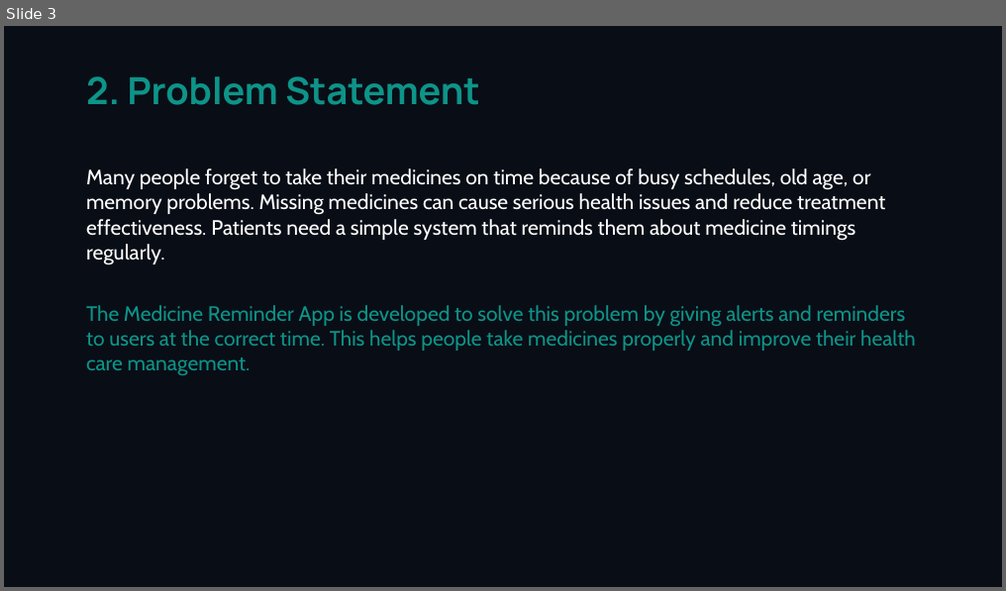
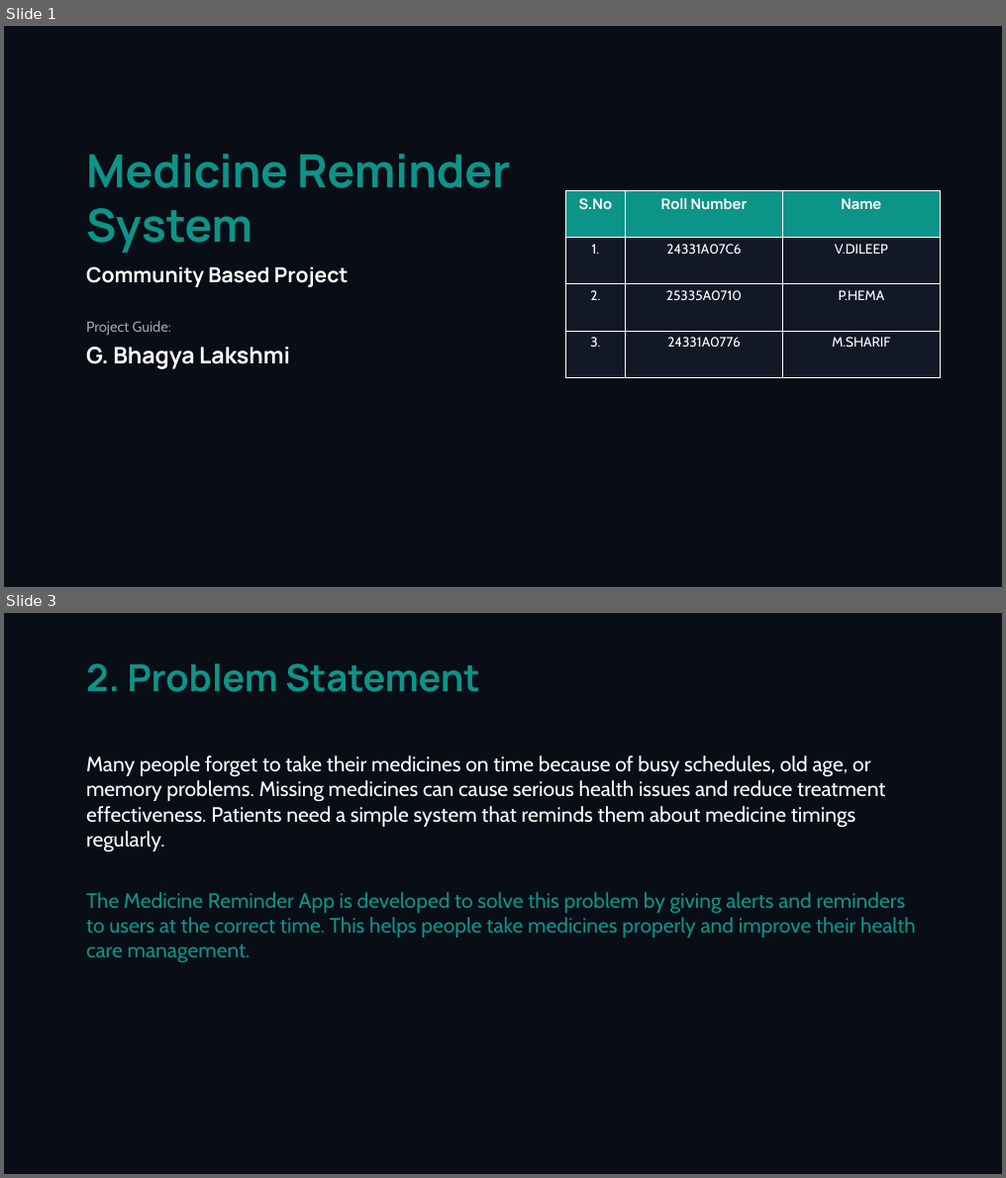
Before and after one commit to velagadadileep6-bot/Medicine-reminder, a slide deck: medicare_presentation.pptx. Shown one above the other, each under a label of ours: slide 3 before the commit, slides 1 and 3 after it; the slides between them are not shown. The pictures are 1006x591 and 1006x1178 pixels, drawn with LibreOffice and Linux fonts; fonts in the diff are those of the drawing. Boxes give left, top, right and bottom in pixels: in the first picture for what was removed or moved away, otherwise in the second. Text is boxed around its words. In the diff, an @@ line names an element or a change of style, - is before the commit and + after.

Commit message:
docs: add guide G. Bhagya Lakshmi and team members table to cover slide

```diff
--- a/medicare_presentation.pptx
+++ b/medicare_presentation.pptx
@@ slide 1 added at box(4, 26, 1002, 587), background #090D16 @@
@@ text added at box(86, 154, 510, 370), 44 pt, text #FFFFFF, bold @@
+Medicine Reminder System
+Community Based Project
+Project Guide:
+G. Bhagya Lakshmi
@@ table added at box(565, 190, 940, 377), 4 rows, 3 columns @@
+S.No | Roll Number | Name
+1. | 24331A07C6 | V.DILEEP
+2. | 25335A0710 | P.HEMA
+3. | 24331A0776 | M.SHARIF
```
Also in this commit, not shown: 1 slide changed, 1 slide removed, 1 other file.
